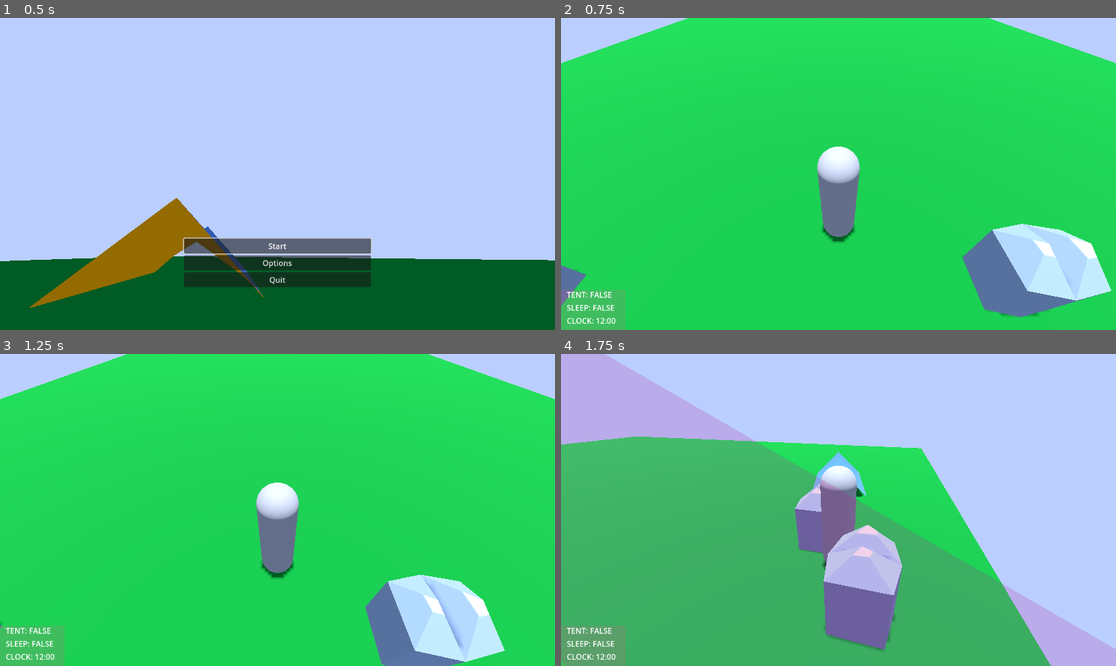
Above: before the commit, frames 1-4 (two rows, left to right).
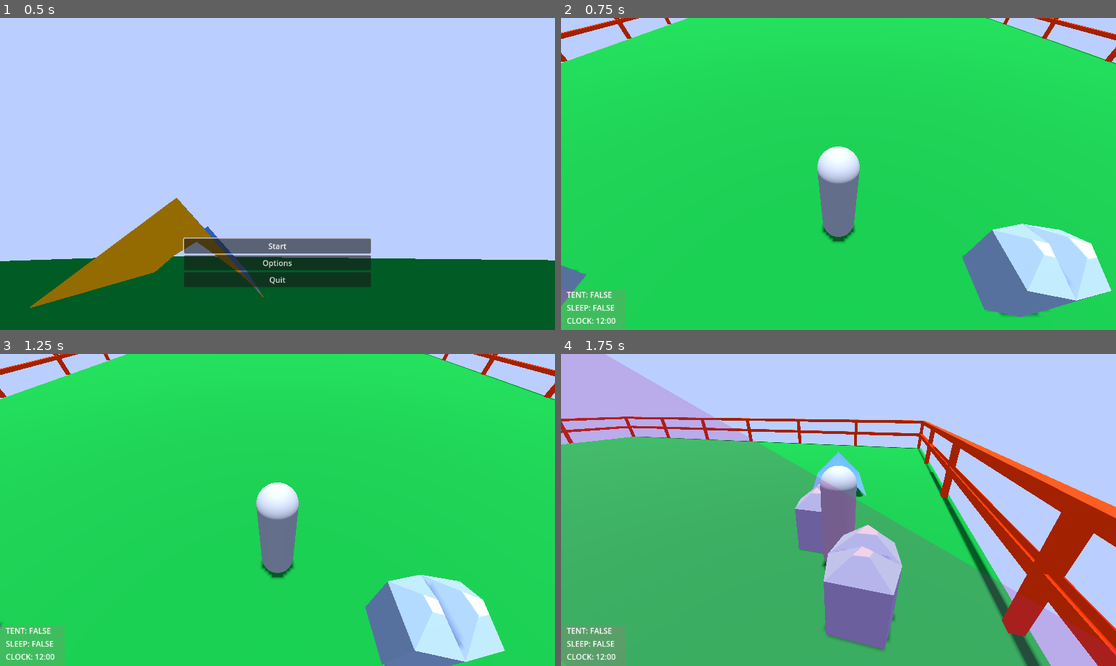
Above: after the commit, the same moments.

Repository: Wake1st/CritterCamper
Game: Godot game, scene res://levels/game_manager.tscn
The game is run twice, just before and just after one commit, with the same random seed, the same clock (stepped at 60 frames per second) and the same inputs.
Inputs (mouse positions are in pixels of both pictures, inside the frame that each line leads up to):
- Up to frame 1 (0.5 s): no input
- Up to frame 2 (0.75 s): click "Start" at 0.5 s
- Up to frame 3 (1.25 s): no input
- Up to frame 4 (1.75 s): move the mouse to (960, 494) at 1.27 s; hold D (right) from 1.28 s (still down); tap E (action) at 1.35 s

Frame 1 is identical in both runs. In frame 2, 0.7% of the frame differs, in the area x 0-100%, y 0-15%; in frame 3, 0.7%; in frame 4, 11%, in the area x 0-100%, y 20-100%.

Commit message:
init - barrier

Diff:
--- /dev/null
+++ b/barrier.tscn
@@ -0,0 +1,51 @@
+[gd_scene load_steps=5 format=3 uid="uid://cui6gle3wlb35"]
+
+[sub_resource type="BoxMesh" id="BoxMesh_n7a0f"]
+size = Vector3(10, 0.2, 0.2)
+
+[sub_resource type="StandardMaterial3D" id="StandardMaterial3D_o3ngb"]
+albedo_color = Color(0.87451, 0.176471, 0, 0.196078)
+
+[sub_resource type="BoxMesh" id="BoxMesh_05qar"]
+size = Vector3(2, 0.2, 0.2)
+
+[sub_resource type="BoxShape3D" id="BoxShape3D_bm8fv"]
+size = Vector3(10, 2, 0.2)
+
+[node name="Barrier" type="StaticBody3D"]
+
+[node name="Mesh" type="Node3D" parent="."]
+
+[node name="MiddleBar" type="MeshInstance3D" parent="Mesh"]
+transform = Transform3D(1, 0, 0, 0, 1, 0, 0, 0, 1, 0, 1, 0)
+mesh = SubResource("BoxMesh_n7a0f")
+skeleton = NodePath("../..")
+surface_material_override/0 = SubResource("StandardMaterial3D_o3ngb")
+
+[node name="TopBar" type="MeshInstance3D" parent="Mesh"]
+transform = Transform3D(1, 0, 0, 0, 1, 0, 0, 0, 1, 0, 1.9, 0)
+mesh = SubResource("BoxMesh_n7a0f")
+skeleton = NodePath("../..")
+surface_material_override/0 = SubResource("StandardMaterial3D_o3ngb")
+
+[node name="CenterPost" type="MeshInstance3D" parent="Mesh"]
+transform = Transform3D(-4.37114e-08, 1, 0, -1, -4.37114e-08, 0, 0, 0, 1, 0, 1, 0)
+mesh = SubResource("BoxMesh_05qar")
+skeleton = NodePath("../..")
+surface_material_override/0 = SubResource("StandardMaterial3D_o3ngb")
+
+[node name="LeftPost" type="MeshInstance3D" parent="Mesh"]
+transform = Transform3D(-4.37114e-08, 1, 0, -1, -4.37114e-08, 0, 0, 0, 1, -5, 1, 0)
+mesh = SubResource("BoxMesh_05qar")
+skeleton = NodePath("../..")
+surface_material_override/0 = SubResource("StandardMaterial3D_o3ngb")
+
+[node name="RightPost" type="MeshInstance3D" parent="Mesh"]
+transform = Transform3D(-4.37114e-08, 1, 0, -1, -4.37114e-08, 0, 0, 0, 1, 5, 1, 0)
+mesh = SubResource("BoxMesh_05qar")
+skeleton = NodePath("../..")
+surface_material_override/0 = SubResource("StandardMaterial3D_o3ngb")
+
+[node name="CollisionShape3D" type="CollisionShape3D" parent="."]
+transform = Transform3D(1, 0, 0, 0, 1, 0, 0, 0, 1, 0, 1, 0)
+shape = SubResource("BoxShape3D_bm8fv")
--- a/levels/01_verdant_slopes.tscn
+++ b/levels/01_verdant_slopes.tscn
@@ -9,6 +9,7 @@
 [ext_resource type="Script" path="res://levels/clock.gd" id="7_bx4t5"]
 [ext_resource type="Script" path="res://levels/alarm.gd" id="8_x7f7x"]
 [ext_resource type="PackedScene" uid="uid://e251fryoqay5" path="res://critter/critter.tscn" id="9_4cxjr"]
+[ext_resource type="PackedScene" uid="uid://cui6gle3wlb35" path="res://barrier.tscn" id="10_cbqie"]
 
 [node name="01_VerdantSlopes" type="Node3D"]
 process_mode = 1
@@ -46,6 +47,42 @@
 [node name="critter3" parent="." instance=ExtResource("9_4cxjr")]
 transform = Transform3D(1, 0, 0, 0, 1, 0, 0, 0, 1, 2.99085, 9.53674e-07, 10.9023)
 
+[node name="Barrier" parent="." instance=ExtResource("10_cbqie")]
+transform = Transform3D(1, 0, 0, 0, 1, 0, 0, 0, 1, -10.1299, 0, -15.2136)
+
+[node name="Barrier2" parent="." instance=ExtResource("10_cbqie")]
+transform = Transform3D(1, 0, 0, 0, 1, 0, 0, 0, 1, -0.129945, 0, -15.2136)
+
+[node name="Barrier3" parent="." instance=ExtResource("10_cbqie")]
+transform = Transform3D(1, 0, 0, 0, 1, 0, 0, 0, 1, 9.87006, 0, -15.2136)
+
+[node name="Barrier4" parent="." instance=ExtResource("10_cbqie")]
+transform = Transform3D(1, 0, 0, 0, 1, 0, 0, 0, 1, -10.1299, 0, 14.7864)
+
+[node name="Barrier5" parent="." instance=ExtResource("10_cbqie")]
+transform = Transform3D(1, 0, 0, 0, 1, 0, 0, 0, 1, -0.129945, 0, 14.7864)
+
+[node name="Barrier6" parent="." instance=ExtResource("10_cbqie")]
+transform = Transform3D(1, 0, 0, 0, 1, 0, 0, 0, 1, 9.87006, 0, 14.7864)
+
+[node name="Barrier7" parent="." instance=ExtResource("10_cbqie")]
+transform = Transform3D(-4.37114e-08, 0, -1, 0, 1, 0, 1, 0, -4.37114e-08, 14.8701, 0, -10.2136)
+
+[node name="Barrier8" parent="." instance=ExtResource("10_cbqie")]
+transform = Transform3D(-4.37114e-08, 0, -1, 0, 1, 0, 1, 0, -4.37114e-08, 14.8701, 0, -0.213573)
+
+[node name="Barrier9" parent="." instance=ExtResource("10_cbqie")]
+transform = Transform3D(-4.37114e-08, 0, -1, 0, 1, 0, 1, 0, -4.37114e-08, 14.8701, 0, 9.78643)
+
+[node name="Barrier10" parent="." instance=ExtResource("10_cbqie")]
+transform = Transform3D(-4.37114e-08, 0, -1, 0, 1, 0, 1, 0, -4.37114e-08, -15.1299, 0, -10.2136)
+
+[node name="Barrier11" parent="." instance=ExtResource("10_cbqie")]
+transform = Transform3D(-4.37114e-08, 0, -1, 0, 1, 0, 1, 0, -4.37114e-08, -15.1299, 0, -0.213573)
+
+[node name="Barrier12" parent="." instance=ExtResource("10_cbqie")]
+transform = Transform3D(-4.37114e-08, 0, -1, 0, 1, 0, 1, 0, -4.37114e-08, -15.1299, 0, 9.78643)
+
 [connection signal="placed_item" from="Player/BuildPoint" to="BuildManager" method="_on_build_point_placed_item"]
 [connection signal="removed_item" from="Player/BuildPoint" to="BuildManager" method="_on_build_point_removed_item"]
 [connection signal="setSecPerDay" from="Clock" to="Alarm" method="_on_clock_set_sec_per_day"]
Not shown: 1 places in levels/01_verdant_slopes.tscn that only renumber resources
